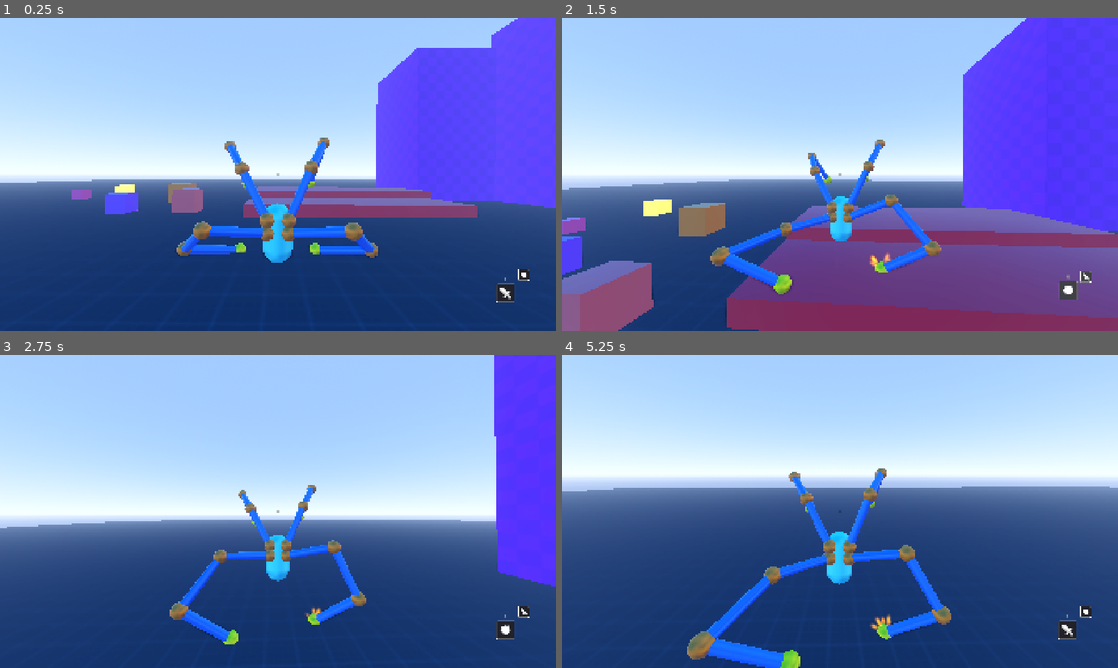
Above: before the commit, frames 1-4 (two rows, left to right).
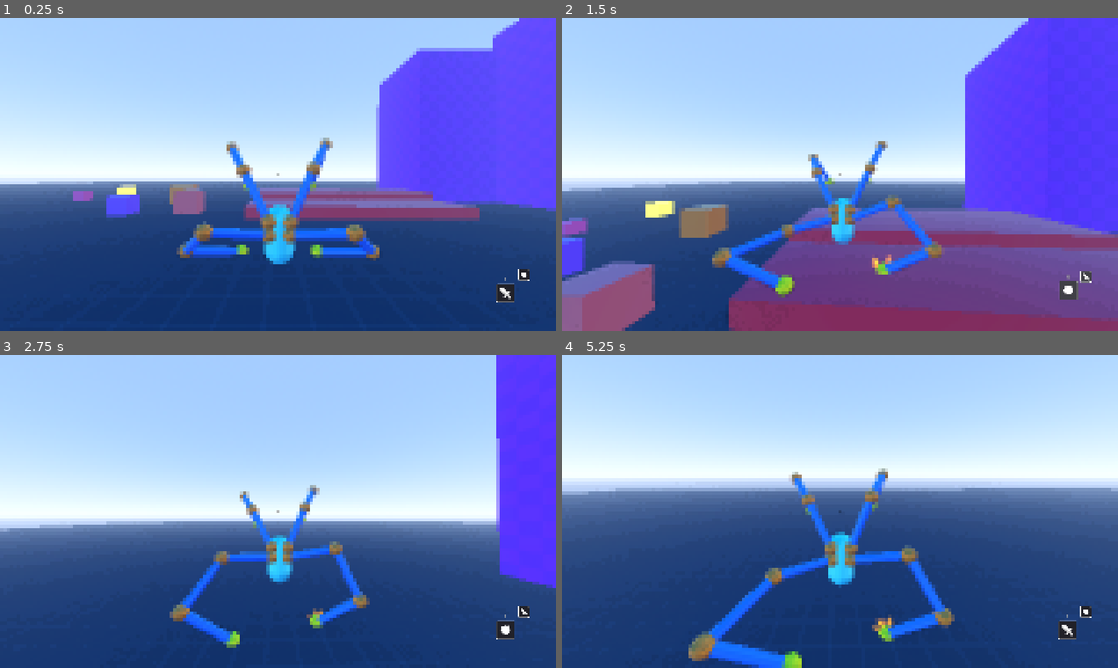
Above: after the commit, the same moments.

Repository: lliamsymonds04/doc-oc
Game: Godot game, scene res://main.tscn
Two runs of this game, one before a commit and one after it. Both use one fixed random seed, a clock stepped at 60 frames per second and the inputs below.
Inputs (mouse positions are in pixels of both pictures, inside the frame that each line leads up to):
- Up to frame 1 (0.25 s): no input
- Up to frame 2 (1.5 s): move the mouse to (867, 174) at 0.52 s; press the mouse at (867, 174) at 0.53 s; hold W (forward) from 0.53 s (still down); tap Space (jump) at 0.77 s; move the mouse to (812, 174) at 1.27 s; release the mouse at (812, 174) at 1.28 s; tap R (mode-switch) at 1.35 s
- Up to frame 3 (2.75 s): keep holding W (forward); tap Space (jump) at 1.52 s; move the mouse to (289, 505) at 2.02 s; hold Right mouse button (right-click) from 2.03 s (still down)
- Up to frame 4 (5.25 s): keep holding W (forward); move the mouse to (834, 517) at 2.77 s; release Right mouse button (right-click) at 2.78 s; tap Shift (sprint) at 2.85 s; tap Space (jump) at 3.02, 3.77, 4.52 s; move the mouse to (878, 514) at 3.52 s; press the mouse at (878, 514) at 3.53 s; move the mouse to (795, 508) at 4.27 s; release the mouse at (795, 508) at 4.28 s; tap R (mode-switch) at 4.35 s; move the mouse to (845, 511) at 5.02 s; hold Right mouse button (right-click) from 5.03 s (still down)

The runs differ from the first frame. In frame 1, 5.7% of the frame differs, in the area x 0-100%, y 0-79%; in frame 2, 6.2%, in the area x 0-100%, y 0-100%; in frame 3, 3.7%; in frame 4, 4.1%.

Commit message:
feat: pixelated retro shader

Diff:
--- a/main.tscn
+++ b/main.tscn
@@ -12,6 +12,7 @@
 [ext_resource type="PackedScene" uid="uid://dqbd8ih3ynaal" path="res://systems/enemy/basic_enemy.tscn" id="10_4c57u"]
 [ext_resource type="Script" uid="uid://bdtssx7vpj7jn" path="res://systems/enemy/dummy.gd" id="11_efxa6"]
 [ext_resource type="Script" uid="uid://ctgilxfxha04r" path="res://main.gd" id="12_main"]
+[ext_resource type="Shader" path="res://shaders/pixelate.gdshader" id="13_pixel"]
 
 [sub_resource type="StandardMaterial3D" id="FloorMat"]
 albedo_texture = ExtResource("1_h2yge")
@@ -100,6 +101,18 @@
 albedo_color = Color(1, 0.45, 0.4, 1)
 roughness = 0.45
 
+[sub_resource type="ShaderMaterial" id="ShaderMaterial_pixel"]
+shader = ExtResource("13_pixel")
+shader_parameter/pixel_size = 1.0
+shader_parameter/levels = 32.0
+shader_parameter/dithering = 0.5
+shader_parameter/saturation = 1.0
+shader_parameter/contrast = 1.0
+shader_parameter/shadow_tint = Color(0.05, 0.12, 0.18, 1)
+shader_parameter/highlight_tint = Color(0.22, 0.12, 0.03, 1)
+shader_parameter/split_strength = 0.05
+shader_parameter/split_balance = 0.5
+
 [node name="Main" type="Node3D" unique_id=1606965912]
 script = ExtResource("12_main")
 
@@ -212,6 +225,18 @@
 [node name="DebugRayDrawer" type="Node3D" parent="." unique_id=821449203]
 script = ExtResource("9_dbg")
 
+[node name="ScreenEffect" type="CanvasLayer" parent="." unique_id=942319711]
+layer = 0
+
+[node name="Pixelate" type="ColorRect" parent="ScreenEffect" unique_id=942319712]
+material = SubResource("ShaderMaterial_pixel")
+anchors_preset = 15
+anchor_right = 1.0
+anchor_bottom = 1.0
+grow_horizontal = 2
+grow_vertical = 2
+mouse_filter = 2
+
 [node name="Hud" parent="." unique_id=1447860461 instance=ExtResource("8_5vw27")]
 
 [node name="BoxCoral" type="RigidBody3D" parent="." unique_id=589689143 groups=["impact_group", "trail_group"]]
--- /dev/null
+++ b/shaders/pixelate.gdshader
@@ -0,0 +1,49 @@
+shader_type canvas_item;
+
+uniform sampler2D SCREEN_TEXTURE : hint_screen_texture, filter_linear_mipmap;
+uniform float pixel_size : hint_range(1.0, 10.0, 1.0) = 2.0;
+uniform float levels : hint_range(1.0, 100.0, 1.0) = 90.0;
+uniform float dithering : hint_range(0.0, 1.0, 0.1) = 0.5; // dithering strength (0 = off)
+
+uniform float saturation : hint_range(0.0, 2.0, 0.1) = 1.0;
+uniform float contrast : hint_range(0.0, 2.0, 0.1) = 1.0;
+
+uniform vec3 shadow_tint : source_color = vec3(0.05, 0.12, 0.18);     // teal-ish shadows
+uniform vec3 highlight_tint : source_color = vec3(0.22, 0.12, 0.03);  // warm orange highlights
+uniform float split_strength : hint_range(0.0, 1.0, 0.05) = 0.05;
+uniform float split_balance : hint_range(0.0, 1.0, 0.05) = 0.5;       // where dark meets bright
+
+void fragment() {
+	vec2 screen_size = vec2(textureSize(SCREEN_TEXTURE, 0));
+	vec2 pixel_count = screen_size / (pixel_size * 2.0);
+	vec2 pixelated_uv = floor(UV * pixel_count) / pixel_count;
+	vec4 color = texture(SCREEN_TEXTURE, pixelated_uv);
+
+	float grayscale = max(color.r, max(color.g, color.b));
+
+	// Spatial dither: hash of the block index, mapped to [-0.5, 0.7]
+	vec2 block = floor(UV * pixel_count);
+	float d = fract(sin(dot(block, vec2(12.9898, 78.233))) * 43758.5453) - 0.5;
+
+	// Fold the per-block offset into the quantization threshold
+	float grayscale_d = grayscale + d * (0.5 / levels) * dithering;
+	float lower = floor(grayscale_d * levels) / levels;
+	float higher = ceil(grayscale_d * levels) / levels;
+	float lower_diff = grayscale_d - lower;
+	float higher_diff = higher - grayscale_d;
+	float level = lower_diff < higher_diff ? lower : higher;
+
+	float adjustment = grayscale > 0.0 ? level / grayscale : 1.0;
+	color.rgb *= adjustment;
+
+	// shadow/highlight tints
+	float lum = dot(color.rgb, vec3(0.299, 0.587, 0.114));
+	float mix_factor = smoothstep(split_balance - 0.5, split_balance + 0.5, lum);
+	color.rgb += mix(shadow_tint, highlight_tint, mix_factor) * split_strength;
+
+	// Saturation and contrast
+	color.rgb = mix(vec3(0.5), color.rgb, saturation);
+	color.rgb = (color.rgb - 0.5) * contrast + 0.5;
+
+	COLOR = color;
+}
Not shown, added: shaders/pixelate.gdshader.uid
